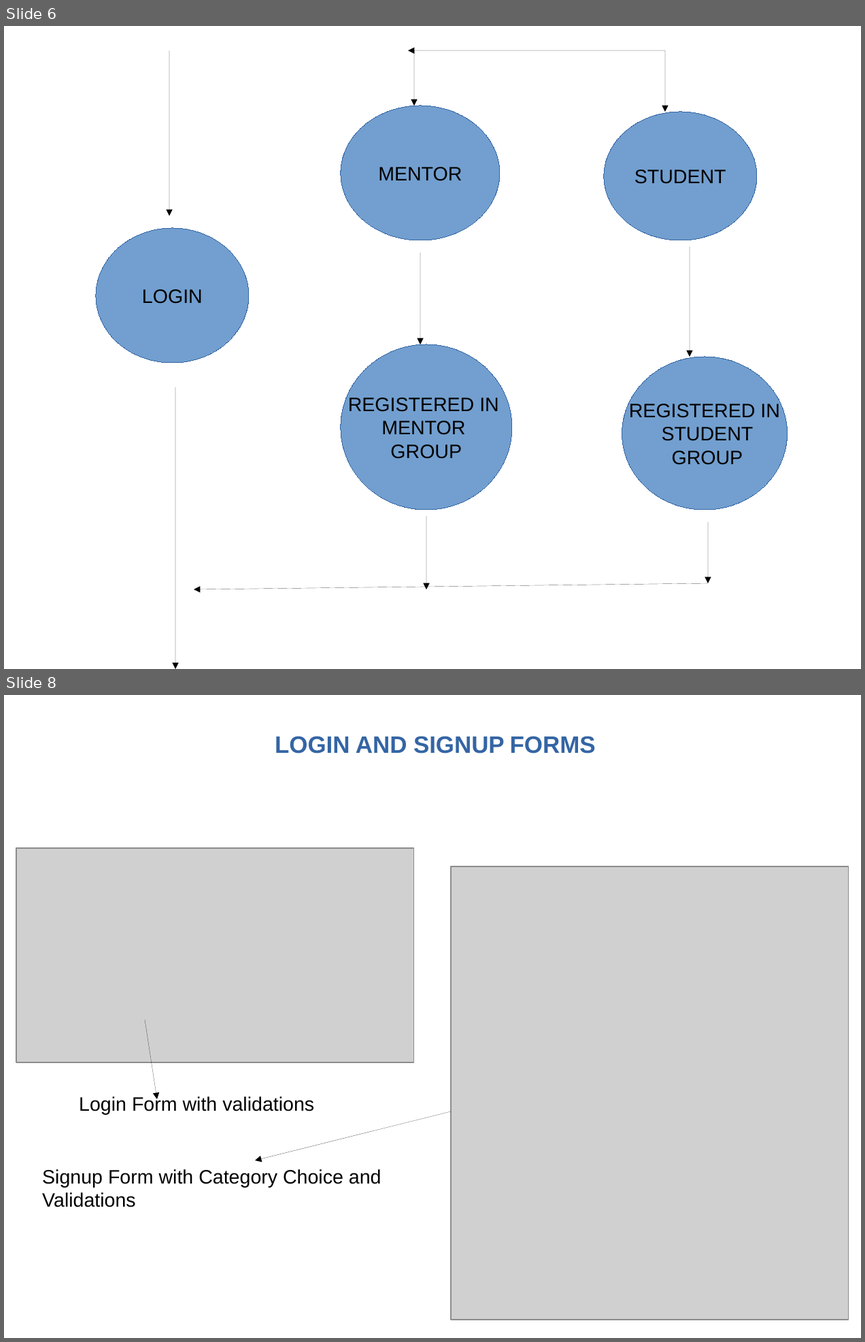
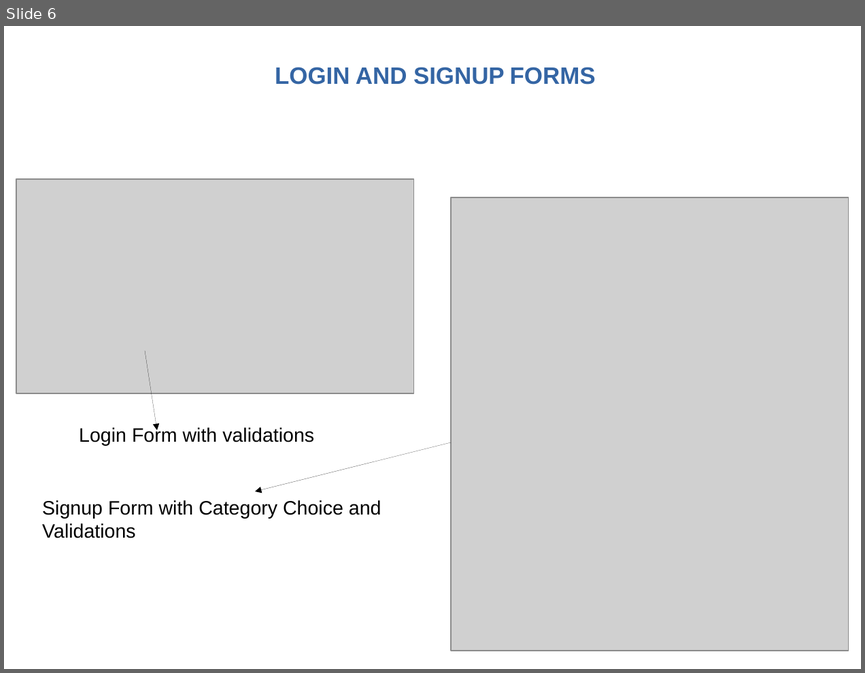
Before and after one commit to lokesh9026/backend, a slide deck: djangoproject/ppt.odp. Shown one above the other, each under a label of ours: slides 6 and 8 before the commit, slide 6 after it; the slides between them are not shown. The pictures are 865x1342 and 865x673 pixels, drawn with LibreOffice and Linux fonts; fonts in the diff are those of the drawing; grey boxes stand for pictures; background and template pictures are left out. Boxes give left, top, right and bottom in pixels: in the first picture for what was removed or moved away, otherwise in the second. Text is boxed around its words. In the diff, an @@ line names an element or a change of style, - is before the commit and + after.

Commit message:
student-counselling_system django project

```diff
--- a/djangoproject/ppt.odp
+++ b/djangoproject/ppt.odp
@@ slide 6 removed at box(4, 26, 861, 669), background #FFFFFF @@
@@ arrow removed from (170, 50) to (170, 216) @@
@@ arrow removed from (665, 50) to (409, 50) @@
@@ arrow removed from (415, 50) to (415, 106) @@
@@ arrow removed from (665, 50) to (665, 112) @@
@@ ellipse removed at box(341, 106, 500, 240) @@
-MENTOR
@@ ellipse removed at box(604, 112, 757, 240) @@
-STUDENT
@@ ellipse removed at box(96, 228, 249, 363) @@
-LOGIN
@@ arrow removed from (689, 246) to (689, 356) @@
@@ arrow removed from (420, 252) to (420, 344) @@
@@ ellipse removed at box(341, 344, 512, 509) @@
-REGISTERED IN
-MENTOR
-GROUP
@@ ellipse removed at box(622, 356, 788, 509) @@
-REGISTERED IN
-STUDENT
-GROUP
@@ arrow removed from (175, 388) to (175, 669) @@
@@ arrow removed from (426, 516) to (426, 589) @@
@@ arrow removed from (708, 522) to (708, 584) @@
@@ arrow removed from (708, 584) to (194, 589) @@
@@ what was slide 8 is now slide 6 @@
```
Also in this commit, not shown: 4 slides changed, 2 slides added, 3 other slides removed, 30 other files.
